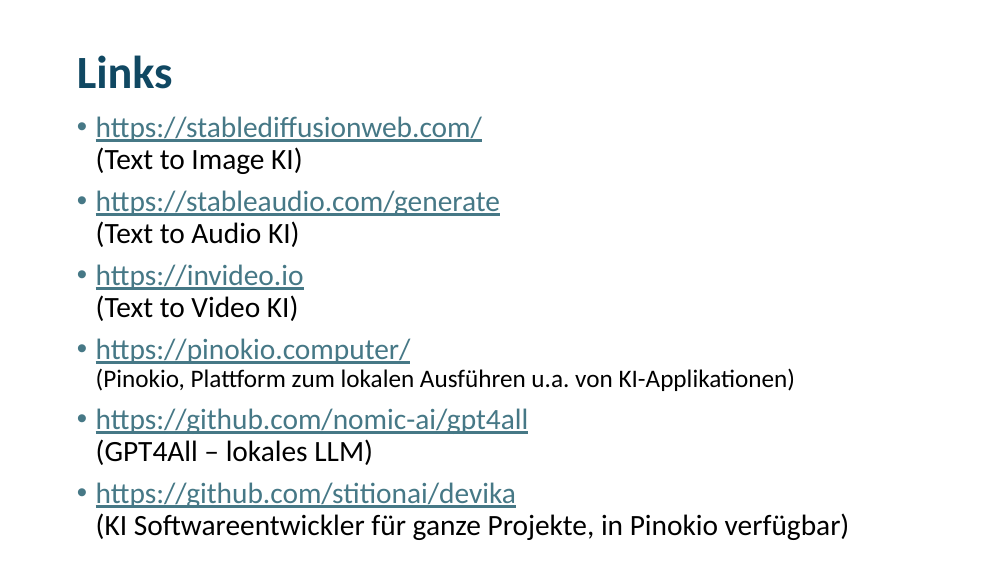
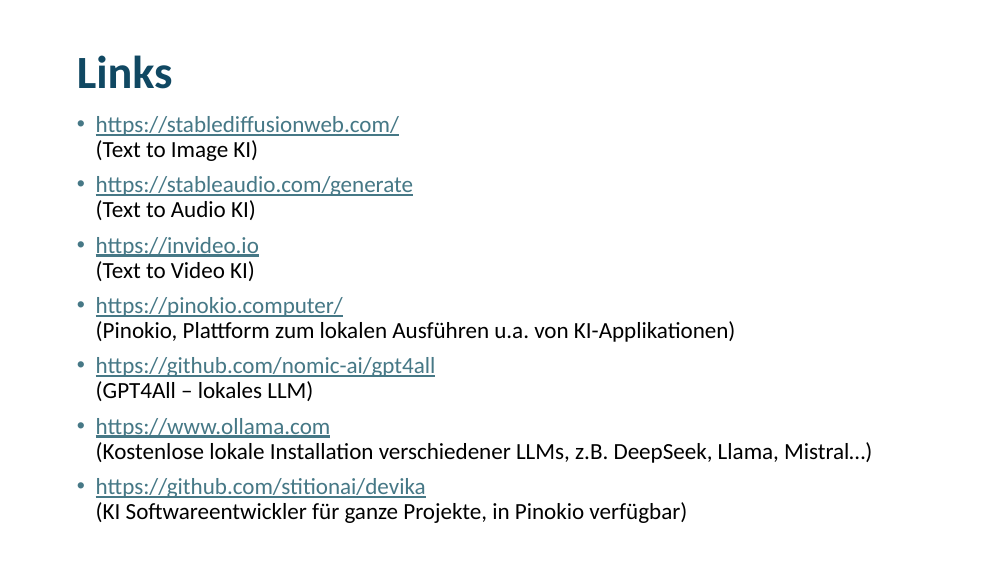
Before and after one commit to MickyRoth/Presentations, a slide deck: slide 8 of KI Grundlagen.pptx. Drawn at 1008x567 pixels with LibreOffice and Linux fonts; fonts in the diff are those of the drawing. Boxes give left, top, right and bottom in pixels: in the first picture for what was removed or moved away, otherwise in the second. Text is boxed around its words. In the diff, an @@ line names an element or a change of style, - is before the commit and + after.

```diff
--- a/KI Grundlagen.pptx
+++ b/KI Grundlagen.pptx
@@ text at box(96, 116, 736, 523): size 28 to 22 pt in "https://stablediffusionweb.com/ (Text to Image KI)", "https://stableaudio.com/generate (Text to Audio KI)", "https://invideo.io (Text to Video KI)", "https://pinokio.computer/" and 2 more places; size 24 to 22 pt in "(Pinokio, Plattform zum lokalen Ausführen u.a. von ..." @@
@@ text at box(96, 418, 872, 463): paragraph added @@
+• https://www.ollama.com
+  (Kostenlose lokale Installation verschiedener LLMs, z.B. DeepSeek, Llama, Mistral…)
```
Also in this commit, not shown: 3 other slides changed.
